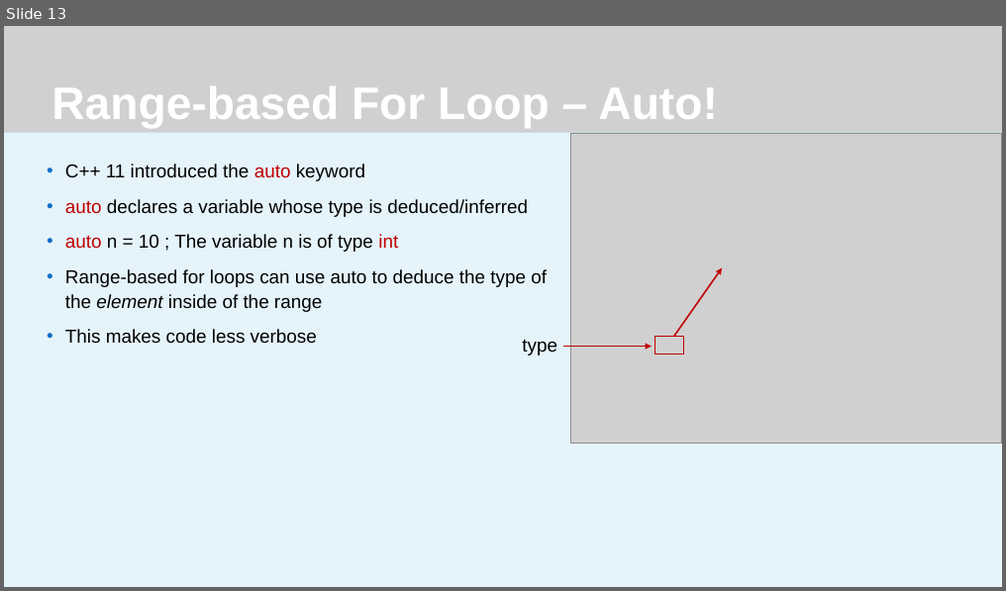
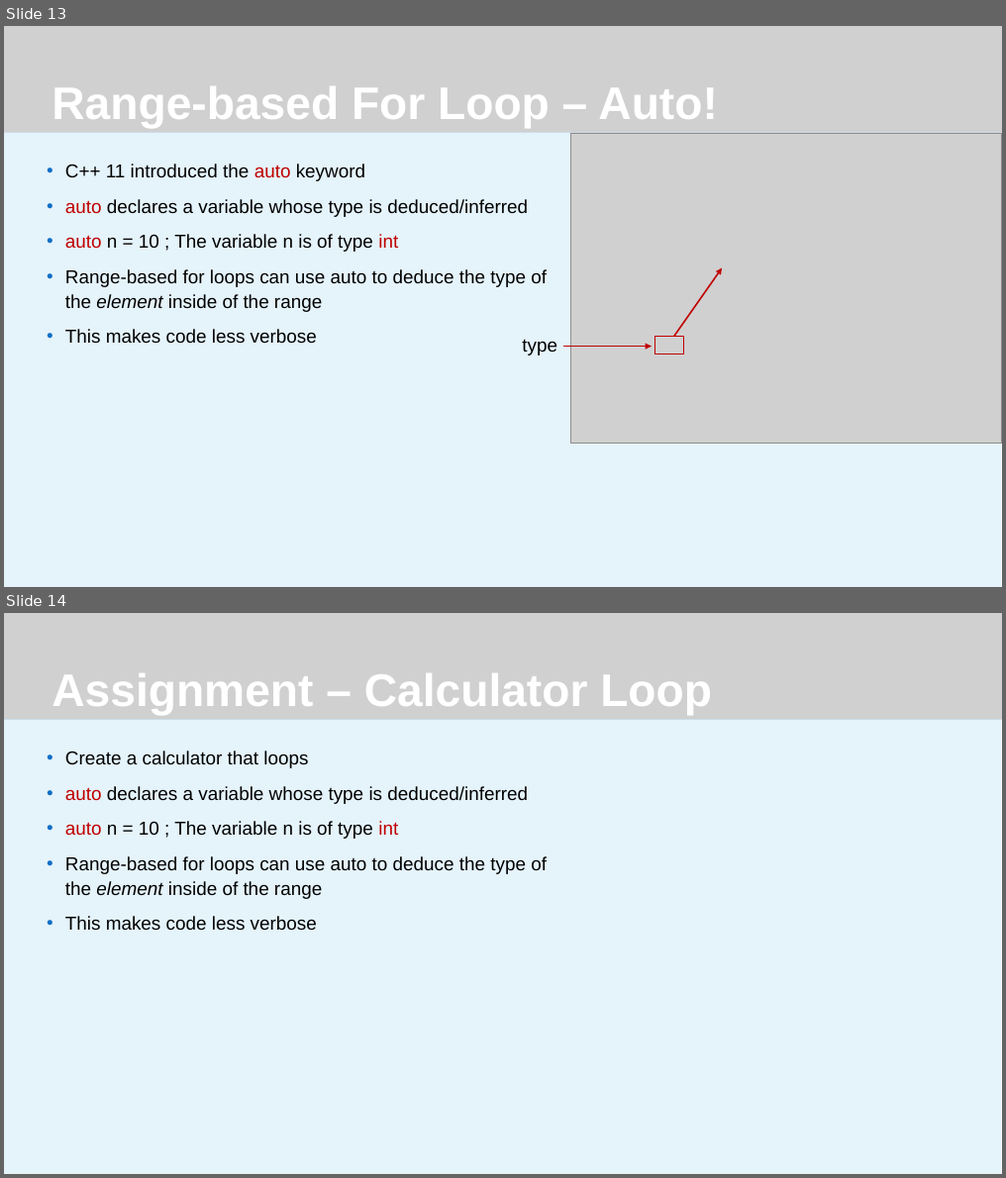
Before and after one commit to JeremyBYU/LoopIt, a slide deck: Lecture/LoopIt.pptx. Shown one above the other, each under a label of ours: slide 13 before the commit, slides 13 and 14 after it. The pictures are 1006x591 and 1006x1178 pixels, drawn with LibreOffice and Linux fonts; fonts in the diff are those of the drawing; grey boxes stand for pictures; background and template pictures are left out. Boxes give left, top, right and bottom in pixels: in the first picture for what was removed or moved away, otherwise in the second. Text is boxed around its words. In the diff, an @@ line names an element or a change of style, - is before the commit and + after.

```diff
--- a/Lecture/LoopIt.pptx
+++ b/Lecture/LoopIt.pptx
@@ slide 14 added at [4,613,1002,1174], background #FFFFFF @@
@@ rectangle added at [4,613,1002,1174], fill #FFFFFF @@
@@ rectangle added at [4,613,1002,1174], fill #DBEFF9 at 70% opacity @@
@@ rectangle added at [4,613,1002,719], fill #1C4D83 @@
@@ picture added at [4,613,1002,719] @@
@@ title added at [52,673,712,715], 44 pt, text #FFFFFF, bold @@
+Assignment – Calculator Loop
@@ text added at [65,751,547,931], 18 pt, text #000000 @@
+• Create a calculator that loops
+• auto declares a variable whose type is deduced/inferred
+• auto n = 10 ; The variable n is of type int
+• Range-based for loops can use auto to deduce the type of the element inside of the range
+• This makes code less verbose
```
Also in this commit, not shown: 10 slides changed, 1 other slide added.
